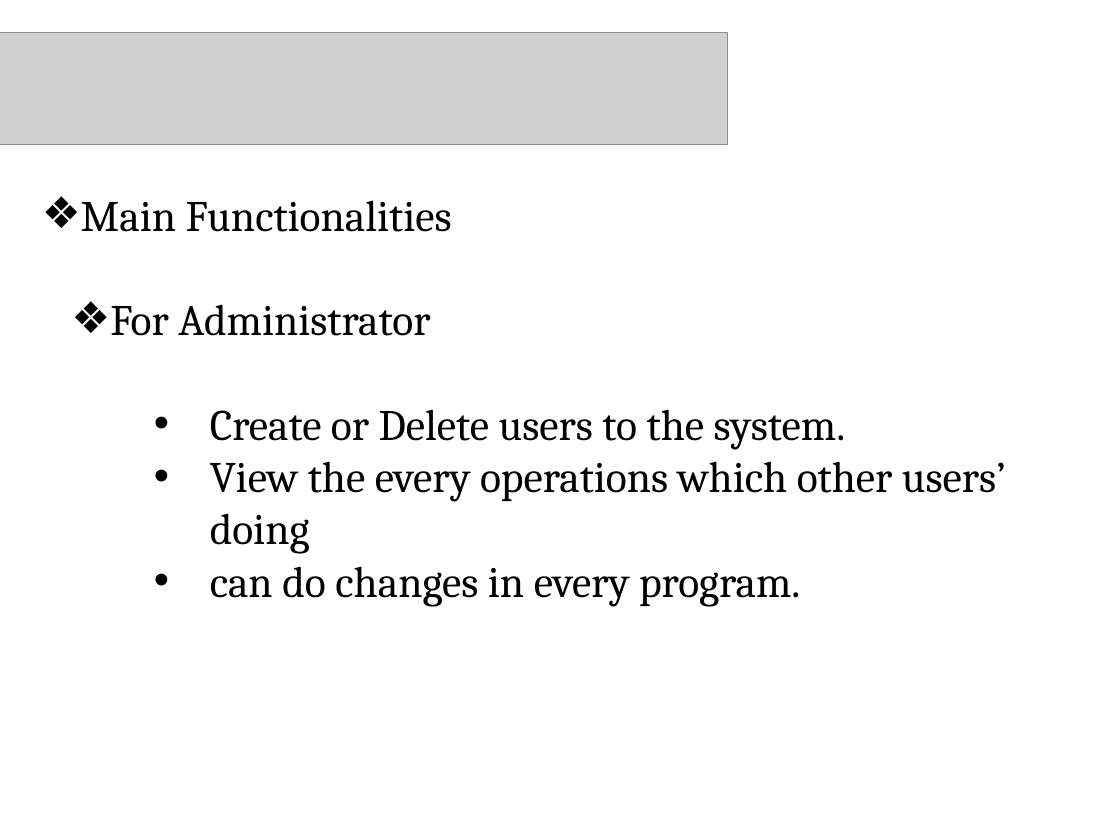
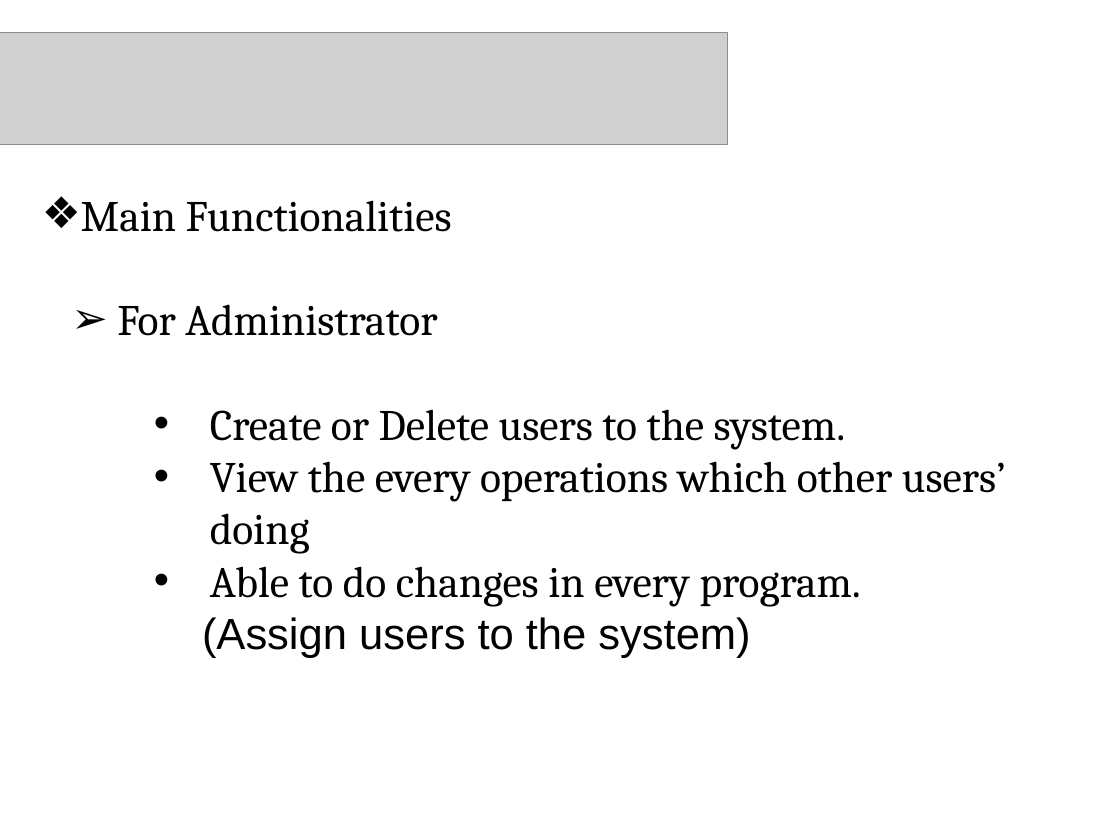
Before and after one commit to charitha09/BIT-Information-Management-System, a slide deck: slide 12 of Documents/Group14.ppt (slide 11 before the commit). Drawn at 1120x840 pixels with LibreOffice and Linux fonts; fonts in the diff are those of the drawing; grey boxes stand for pictures; background and template pictures are left out. Boxes give left, top, right and bottom in pixels: in the first picture for what was removed or moved away, otherwise in the second. Text is boxed around its words. In the diff, an @@ line names an element or a change of style, - is before the commit and + after.

```diff
--- a/Documents/Group14.ppt
+++ b/Documents/Group14.ppt
@@ text at (x1=81, y1=200, x2=1006, y2=554): bullet ❖ to ➢ @@
@@ text at (x1=202, y1=566, x2=861, y2=658): text changed @@
-    • can do changes in every program.
+    • Able to do changes in every program.
+    (Assign users to the system)
```
Also in this commit, not shown: 11 other slides changed, 2 slides added.
